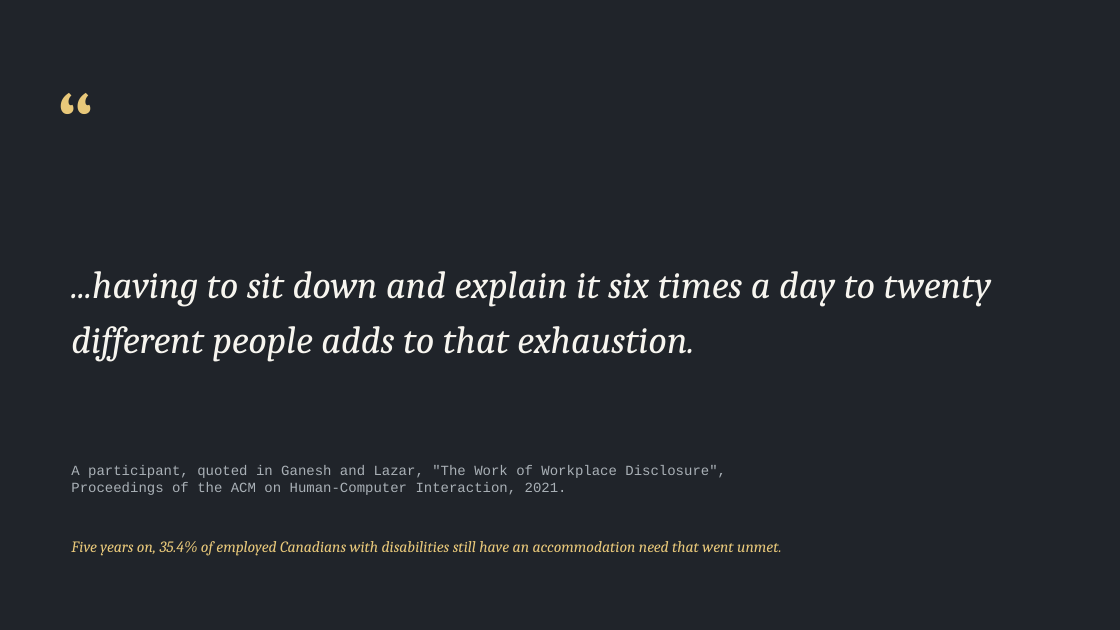
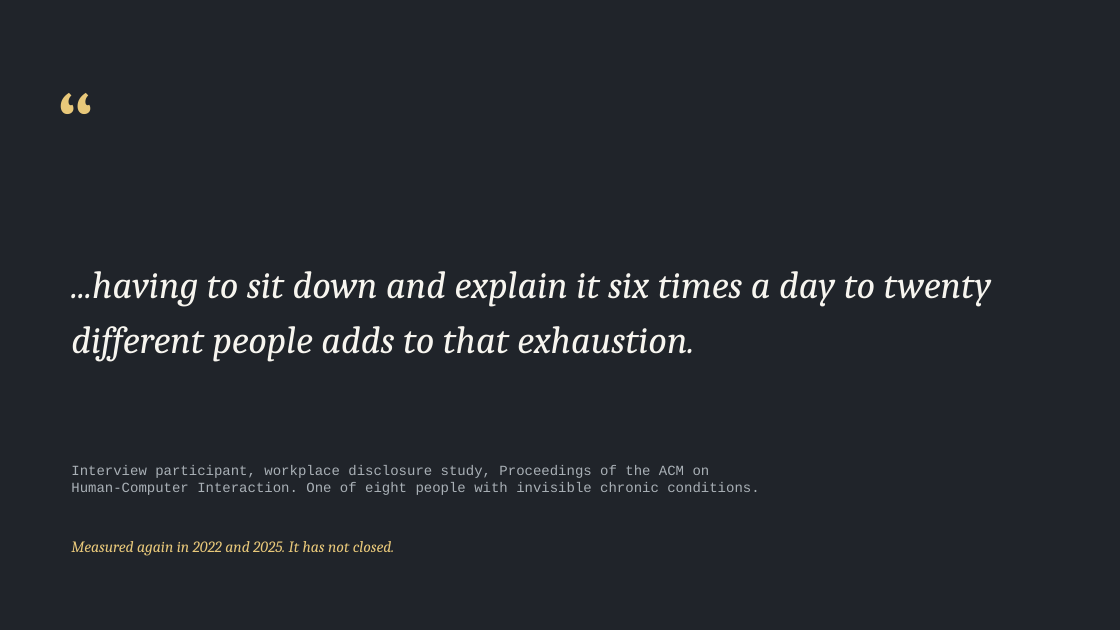
Before and after one commit to parthsevak2/curb-cut, a slide deck: slide 7 of submission/Curb-Cut.pptx. Drawn at 1120x630 pixels with LibreOffice and Linux fonts; fonts in the diff are those of the drawing. Boxes give left, top, right and bottom in pixels: in the first picture for what was removed or moved away, otherwise in the second. Text is boxed around its words. In the diff, an @@ line names an element or a change of style, - is before the commit and + after.

```diff
--- a/submission/Curb-Cut.pptx
+++ b/submission/Curb-Cut.pptx
@@ text at bbox=[71, 465, 759, 495]: text changed @@
-A participant, quoted in Ganesh and Lazar, "The Work of Workplace Disclosure",
-Proceedings of the ACM on Human-Computer Interaction, 2021.
+Interview participant, workplace disclosure study, Proceedings of the ACM on
+Human-Computer Interaction. One of eight people with invisible chronic conditions.
@@ text at bbox=[71, 541, 395, 556]: text changed @@
-Five years on, 35.4% of employed Canadians with disabilities still have an accommodation need that went unmet.
+Measured again in 2022 and 2025. It has not closed.
```
Also in this commit, not shown: 2 other slides changed, 1 slide added, 1 slide removed.
